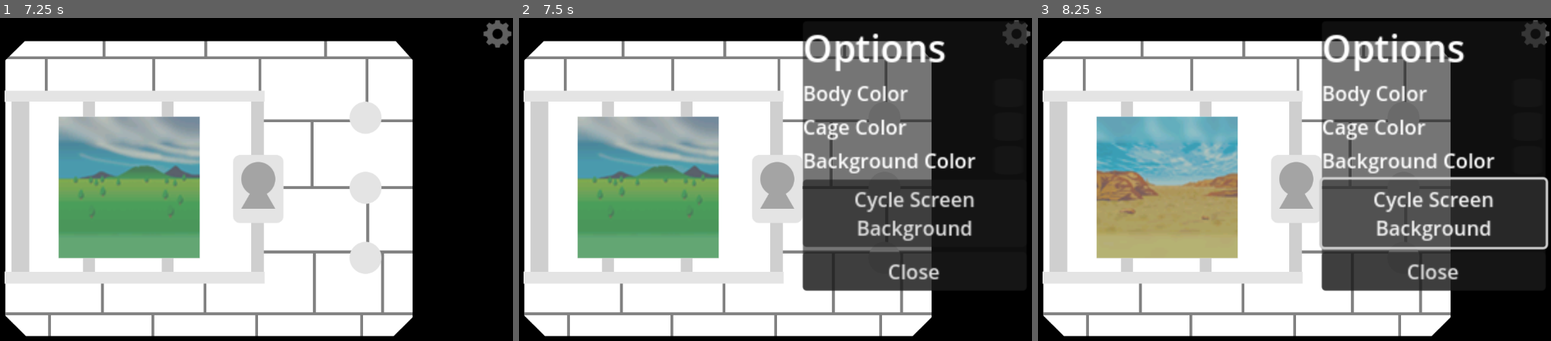
Above: before the commit, frames 1-3 (left to right).
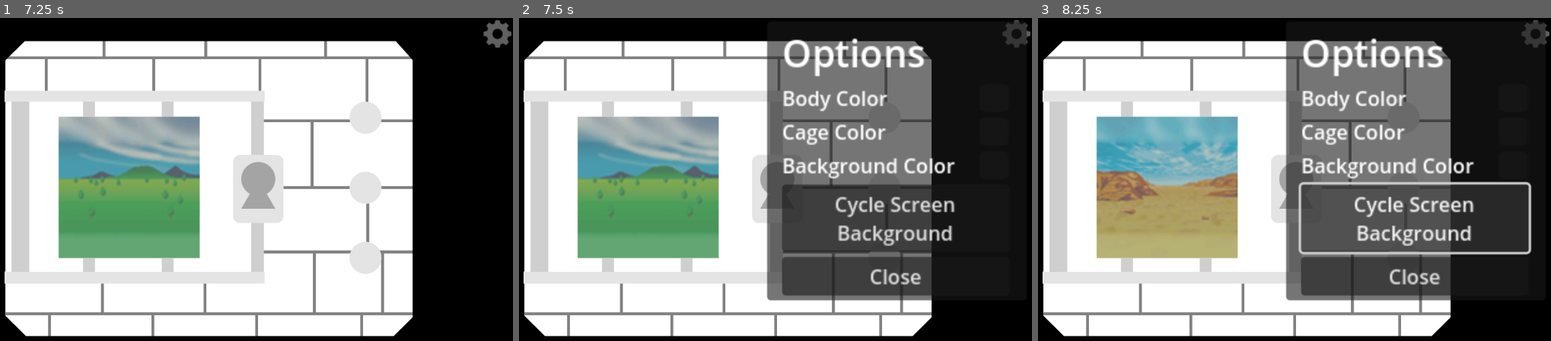
Above: after the commit, the same moments.

Repository: day-dreamxr/Digital-Monster-Online
Game: Godot game, scene res://main.tscn
The game is run twice, just before and just after one commit, with the same random seed, the same clock (stepped at 60 frames per second) and the same inputs.
Inputs (mouse positions are in pixels of both pictures, inside the frame that each line leads up to):
- Up to frame 1 (7.25 s): click (364, 118) at 0.5 s; click (364, 185) at 1.25 s; click (364, 257) at 2 s; click (364, 118) at 2.75 s; click (364, 185) at 3.5 s; click (364, 257) at 4.25 s; click (364, 118) at 5 s; click (364, 185) at 5.75 s; click (364, 257) at 6.5 s
- Up to frame 2 (7.5 s): click (1016, 34) at 7.25 s
- Up to frame 3 (8.25 s): click "Cycle Screen Background" at 8 s

Frame 1 is identical in both runs. In frame 2, 14% of the frame differs, in the area x 48-90%, y 4-88%; in frame 3, 16%, in the area x 48-100%, y 4-88%.

Commit message:
Bigger Options Menu

Diff:
--- a/main.gd
+++ b/main.gd
@@ -49,6 +49,7 @@
 	%Options.hide()
 
 func _on_cycle_screen_background_pressed() -> void:
+
 	SaveData.screen_background_index += 1
 	if SaveData.screen_background_index >= len(screen_bg_paths):
 		SaveData.screen_background_index = 0
--- a/main.tscn
+++ b/main.tscn
@@ -136,33 +136,50 @@
 anchors_preset = 1
 anchor_left = 1.0
 anchor_right = 1.0
-offset_left = -820.9524
+offset_left = -950.47614
 offset_top = 3.8095233
-offset_right = -641.9524
-offset_bottom = 161.80952
+offset_right = -742.7584
+offset_bottom = 227.63904
 grow_horizontal = 0
 scale = Vector2(4.510236, 4.510236)
 size_flags_vertical = 4
 
-[node name="VBoxContainer" type="VBoxContainer" parent="UI/Control/Options"]
-layout_mode = 2
-
-[node name="Label" type="Label" parent="UI/Control/Options/VBoxContainer"]
+[node name="MarginContainer" type="MarginContainer" parent="UI/Control/Options"]
+layout_mode = 2
+
+[node name="Control" type="Control" parent="UI/Control/Options/MarginContainer"]
+layout_mode = 2
+
+[node name="VBoxContainer" type="VBoxContainer" parent="UI/Control/Options/MarginContainer/Control"]
+layout_mode = 1
+anchors_preset = 8
+anchor_left = 0.5
+anchor_top = 0.5
+anchor_right = 0.5
+anchor_bottom = 0.5
+offset_left = -91.189285
+offset_top = -108.0
+offset_right = 91.189285
+offset_bottom = 108.0
+grow_horizontal = 2
+grow_vertical = 2
+
+[node name="Label" type="Label" parent="UI/Control/Options/MarginContainer/Control/VBoxContainer"]
 layout_mode = 2
 theme_override_font_sizes/font_size = 30
 text = "Options"
 
-[node name="BodyColor" type="HBoxContainer" parent="UI/Control/Options/VBoxContainer"]
-layout_mode = 2
-
-[node name="Label" type="Label" parent="UI/Control/Options/VBoxContainer/BodyColor"]
+[node name="BodyColor" type="HBoxContainer" parent="UI/Control/Options/MarginContainer/Control/VBoxContainer"]
+layout_mode = 2
+
+[node name="Label" type="Label" parent="UI/Control/Options/MarginContainer/Control/VBoxContainer/BodyColor"]
 layout_mode = 2
 text = "Body Color"
 
-[node name="Control" type="Control" parent="UI/Control/Options/VBoxContainer/BodyColor"]
-layout_mode = 2
-
-[node name="BodyColorPicker" type="ColorPickerButton" parent="UI/Control/Options/VBoxContainer/BodyColor/Control"]
+[node name="Control" type="Control" parent="UI/Control/Options/MarginContainer/Control/VBoxContainer/BodyColor"]
+layout_mode = 2
+
+[node name="BodyColorPicker" type="ColorPickerButton" parent="UI/Control/Options/MarginContainer/Control/VBoxContainer/BodyColor/Control"]
 unique_name_in_owner = true
 layout_mode = 1
 anchors_preset = 6
@@ -170,25 +187,25 @@
 anchor_top = 0.5
 anchor_right = 1.0
 anchor_bottom = 0.5
-offset_left = 64.0
+offset_left = 68.64554
 offset_top = -11.5
-offset_right = 72.0
+offset_right = 76.64554
 offset_bottom = 11.5
 grow_horizontal = 0
 grow_vertical = 2
 scale = Vector2(2.9199998, 1)
 
-[node name="CageColor" type="HBoxContainer" parent="UI/Control/Options/VBoxContainer"]
-layout_mode = 2
-
-[node name="Label" type="Label" parent="UI/Control/Options/VBoxContainer/CageColor"]
+[node name="CageColor" type="HBoxContainer" parent="UI/Control/Options/MarginContainer/Control/VBoxContainer"]
+layout_mode = 2
+
+[node name="Label" type="Label" parent="UI/Control/Options/MarginContainer/Control/VBoxContainer/CageColor"]
 layout_mode = 2
 text = "Cage Color"
 
-[node name="Control" type="Control" parent="UI/Control/Options/VBoxContainer/CageColor"]
-layout_mode = 2
-
-[node name="CageColorPicker" type="ColorPickerButton" parent="UI/Control/Options/VBoxContainer/CageColor/Control"]
+[node name="Control" type="Control" parent="UI/Control/Options/MarginContainer/Control/VBoxContainer/CageColor"]
+layout_mode = 2
+
+[node name="CageColorPicker" type="ColorPickerButton" parent="UI/Control/Options/MarginContainer/Control/VBoxContainer/CageColor/Control"]
 unique_name_in_owner = true
 layout_mode = 1
 anchors_preset = 6
@@ -196,25 +213,25 @@
 anchor_top = 0.5
 anchor_right = 1.0
 anchor_bottom = 0.5
-offset_left = 66.0
+offset_left = 70.64548
 offset_top = -11.5
-offset_right = 74.0
+offset_right = 78.64548
 offset_bottom = 11.5
 grow_horizontal = 0
 grow_vertical = 2
 scale = Vector2(2.9199998, 1)
 
-[node name="BackgroundColor" type="HBoxContainer" parent="UI/Control/Options/VBoxContainer"]
-layout_mode = 2
-
-[node name="Label" type="Label" parent="UI/Control/Options/VBoxContainer/BackgroundColor"]
+[node name="BackgroundColor" type="HBoxContainer" parent="UI/Control/Options/MarginContainer/Control/VBoxContainer"]
+layout_mode = 2
+
+[node name="Label" type="Label" parent="UI/Control/Options/MarginContainer/Control/VBoxContainer/BackgroundColor"]
 layout_mode = 2
 text = "Background Color"
 
-[node name="Control" type="Control" parent="UI/Control/Options/VBoxContainer/BackgroundColor"]
-layout_mode = 2
-
-[node name="BackgroundColorPicker" type="ColorPickerButton" parent="UI/Control/Options/VBoxContainer/BackgroundColor/Control"]
+[node name="Control" type="Control" parent="UI/Control/Options/MarginContainer/Control/VBoxContainer/BackgroundColor"]
+layout_mode = 2
+
+[node name="BackgroundColorPicker" type="ColorPickerButton" parent="UI/Control/Options/MarginContainer/Control/VBoxContainer/BackgroundColor/Control"]
 unique_name_in_owner = true
 layout_mode = 1
 anchors_preset = 6
@@ -222,20 +239,20 @@
 anchor_top = 0.5
 anchor_right = 1.0
 anchor_bottom = 0.5
-offset_left = 10.0
+offset_left = 14.645416
 offset_top = -11.5
-offset_right = 18.0
+offset_right = 22.645416
 offset_bottom = 11.5
 grow_horizontal = 0
 grow_vertical = 2
 scale = Vector2(2.9199998, 1)
 
-[node name="CycleScreenBackground" type="Button" parent="UI/Control/Options/VBoxContainer"]
+[node name="CycleScreenBackground" type="Button" parent="UI/Control/Options/MarginContainer/Control/VBoxContainer"]
 layout_mode = 2
 text = "Cycle Screen
 Background"
 
-[node name="Button" type="Button" parent="UI/Control/Options/VBoxContainer"]
+[node name="Button" type="Button" parent="UI/Control/Options/MarginContainer/Control/VBoxContainer"]
 layout_mode = 2
 text = "Close"
 
@@ -243,8 +260,9 @@
 [connection signal="pressed" from="Cage/Control/B" to="." method="_on_button_pressed"]
 [connection signal="pressed" from="Cage/Control/C" to="." method="_on_button_pressed"]
 [connection signal="pressed" from="UI/Control/OptionsButton" to="." method="_on_options_button_pressed"]
-[connection signal="color_changed" from="UI/Control/Options/VBoxContainer/BodyColor/Control/BodyColorPicker" to="." method="_on_body_color_changed"]
-[connection signal="color_changed" from="UI/Control/Options/VBoxContainer/CageColor/Control/CageColorPicker" to="." method="_on_cage_color_changed"]
-[connection signal="color_changed" from="UI/Control/Options/VBoxContainer/BackgroundColor/Control/BackgroundColorPicker" to="." method="_on_background_color_changed"]
-[connection signal="pressed" from="UI/Control/Options/VBoxContainer/CycleScreenBackground" to="." method="_on_cycle_screen_background_pressed"]
-[connection signal="pressed" from="UI/Control/Options/VBoxContainer/Button" to="." method="_on_close_button_pressed"]
+[connection signal="color_changed" from="UI/Control/Options/MarginContainer/Control/VBoxContainer/BodyColor/Control/BodyColorPicker" to="." method="_on_body_color_changed"]
+[connection signal="color_changed" from="UI/Control/Options/MarginContainer/Control/VBoxContainer/CageColor/Control/CageColorPicker" to="." method="_on_cage_color_changed"]
+[connection signal="color_changed" from="UI/Control/Options/MarginContainer/Control/VBoxContainer/BackgroundColor/Control/BackgroundColorPicker" to="." method="_on_background_color_changed"]
+[connection signal="pressed" from="UI/Control/Options/MarginContainer/Control/VBoxContainer/CycleScreenBackground" to="." method="_on_button_pressed"]
+[connection signal="pressed" from="UI/Control/Options/MarginContainer/Control/VBoxContainer/CycleScreenBackground" to="." method="_on_cycle_screen_background_pressed"]
+[connection signal="pressed" from="UI/Control/Options/MarginContainer/Control/VBoxContainer/Button" to="." method="_on_close_button_pressed"]
